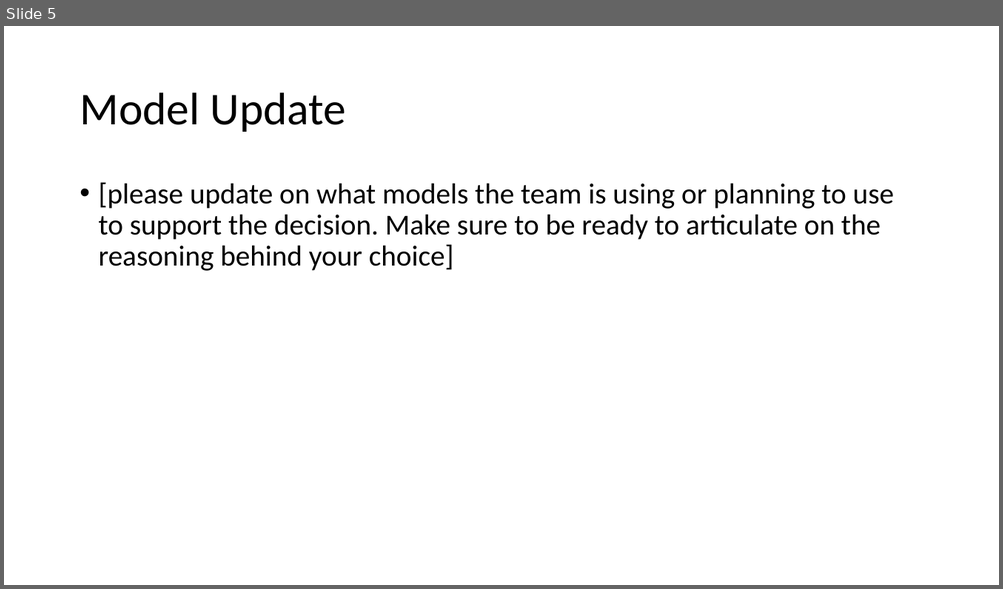
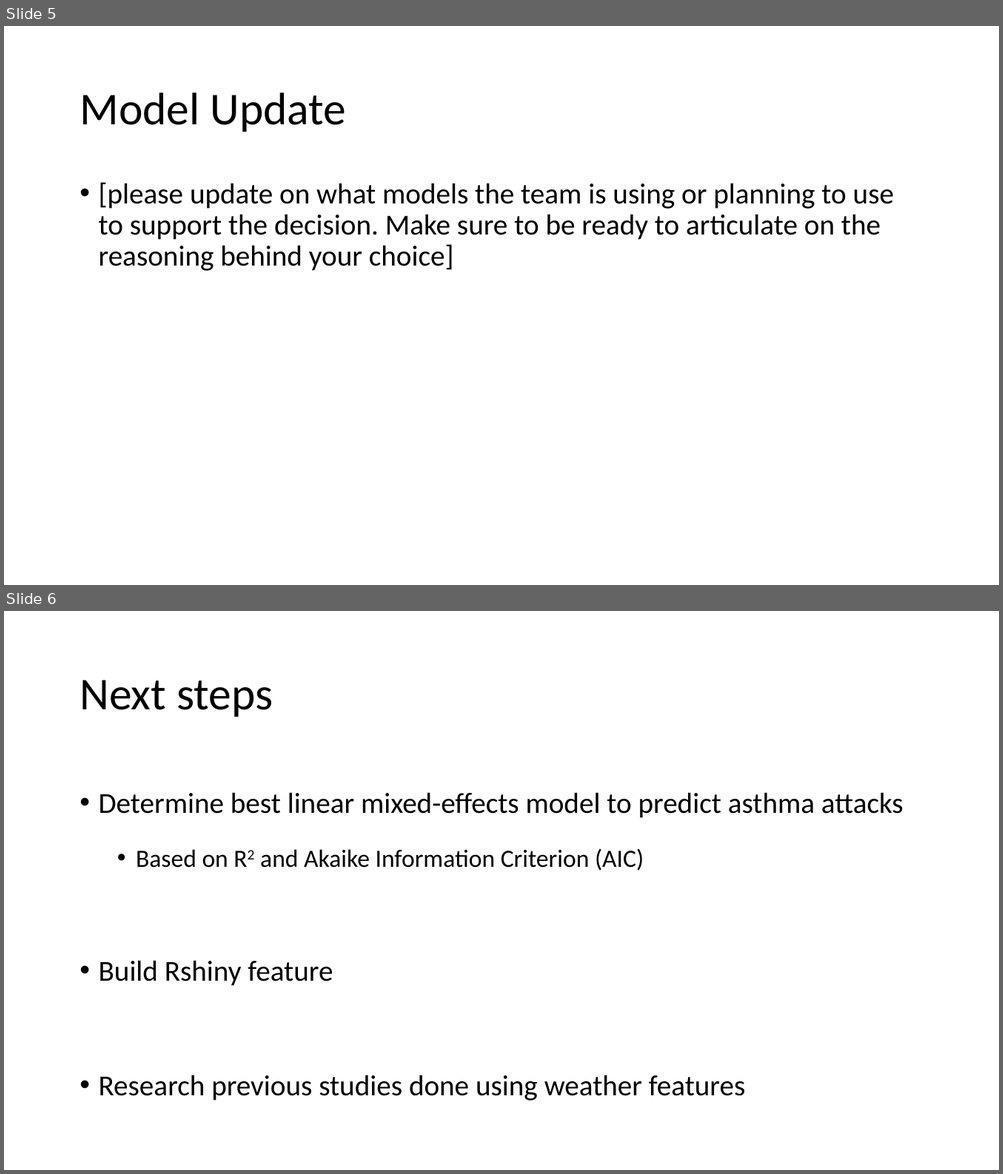
Before and after one commit to donaldsonm731/Asthma_Prediction, a slide deck: Mid_Semester_Pres.pptx. Shown one above the other, each under a label of ours: slide 5 before the commit, slides 5 and 6 after it. The pictures are 1003x589 and 1003x1174 pixels, drawn with LibreOffice and Linux fonts; fonts in the diff are those of the drawing. Boxes give left, top, right and bottom in pixels: in the first picture for what was removed or moved away, otherwise in the second. Text is boxed around its words. In the diff, an @@ line names an element or a change of style, - is before the commit and + after.

```diff
--- a/Mid_Semester_Pres.pptx
+++ b/Mid_Semester_Pres.pptx
@@ slide 6 added at (4, 611, 999, 1170), background #FFFFFF @@
@@ title added at (79, 680, 273, 717), 44 pt, text #000000 @@
+Next steps
@@ text added at (99, 792, 903, 1101), 28 pt, text #000000 @@
+• Determine best linear mixed-effects model to predict asthma attacks
+  • Based on R2 and Akaike Information Criterion (AIC)
+• Build Rshiny feature
+• Research previous studies done using weather features
```
Also in this commit, not shown: 3 slides changed, 1 other slide added, 2 slides removed.
